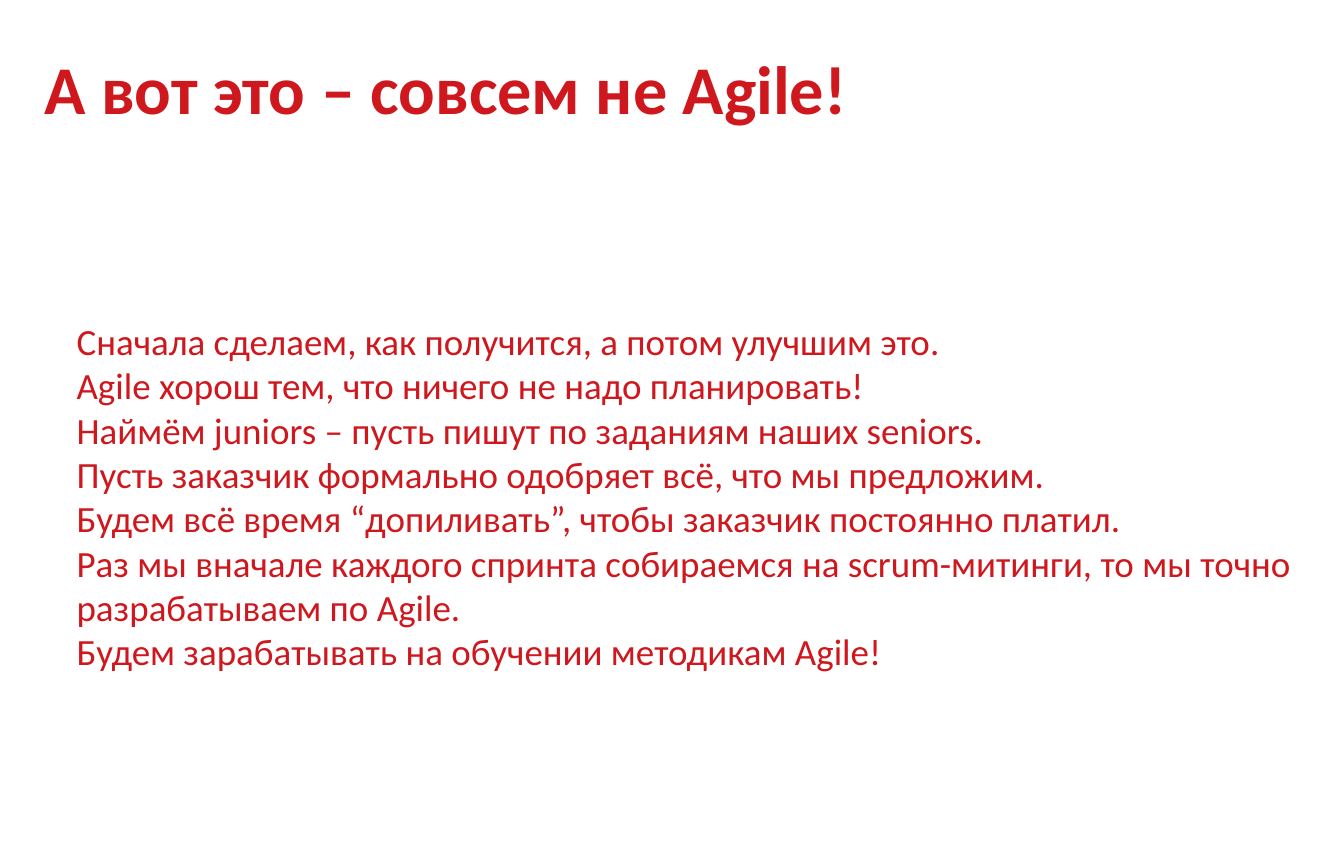
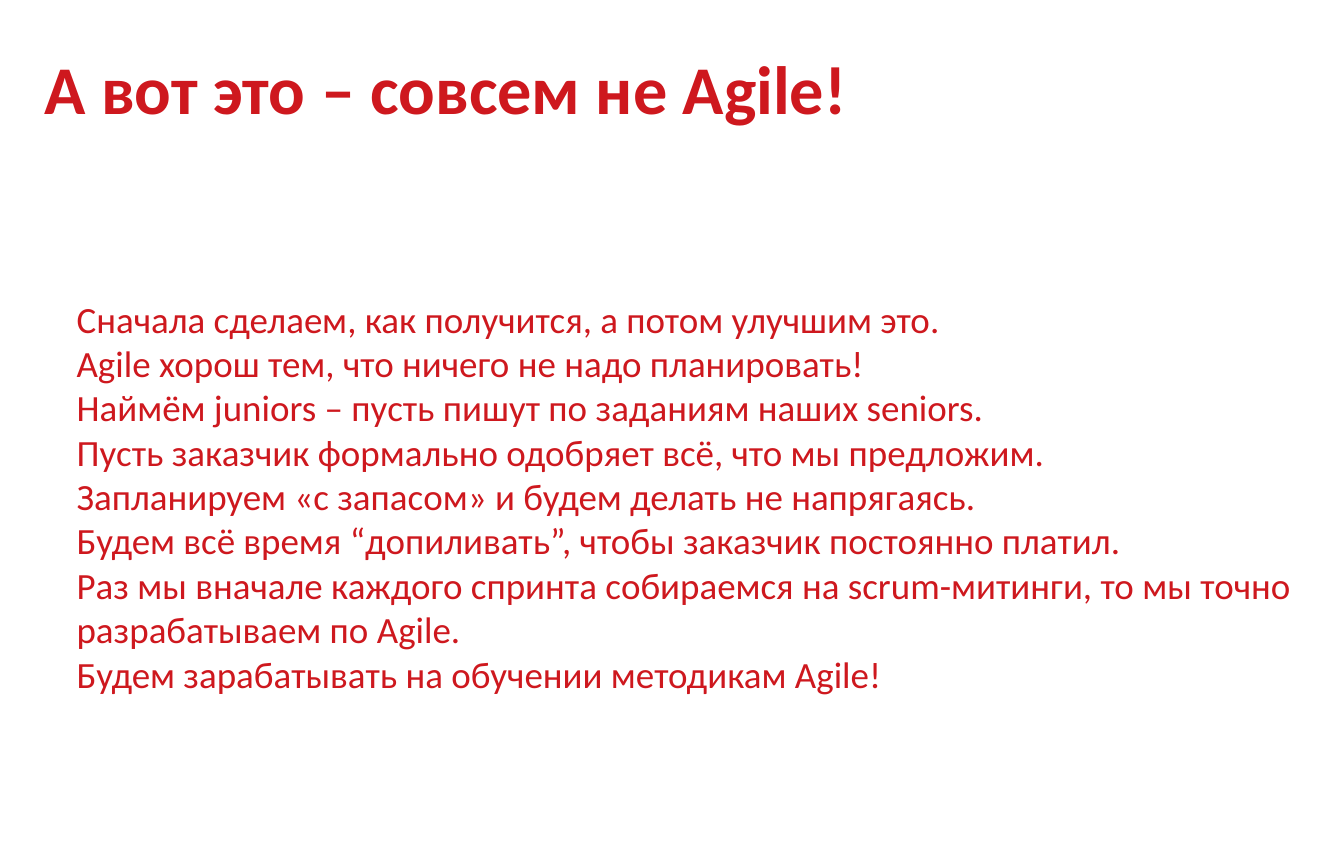
Before and after one commit to mike-shock/Software_Craft, a slide deck: slide 31 of Agile_Intro.odp. Drawn at 1344x847 pixels with LibreOffice and Linux fonts; fonts in the diff are those of the drawing; background and template pictures are left out. Boxes give left, top, right and bottom in pixels: in the first picture for what was removed or moved away, otherwise in the second. Text is boxed around its words. In the diff, an @@ line names an element or a change of style, - is before the commit and + after.

```diff
--- a/Agile_Intro.odp
+++ b/Agile_Intro.odp
@@ text at [77, 485, 975, 516]: paragraph added @@
+● Запланируем «с запасом» и будем делать не напрягаясь.
```
Also in this commit, not shown: 2 other slides changed, 2 other files.
